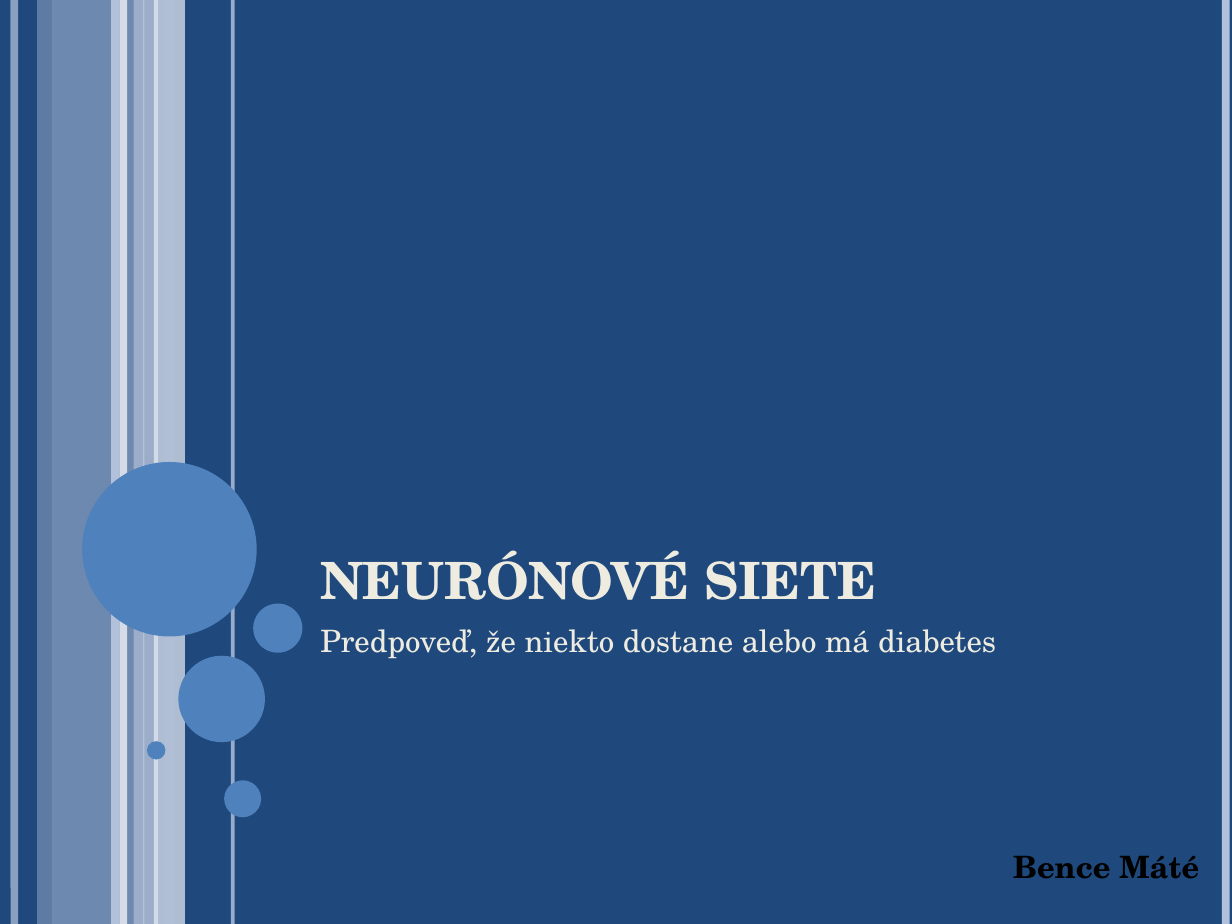
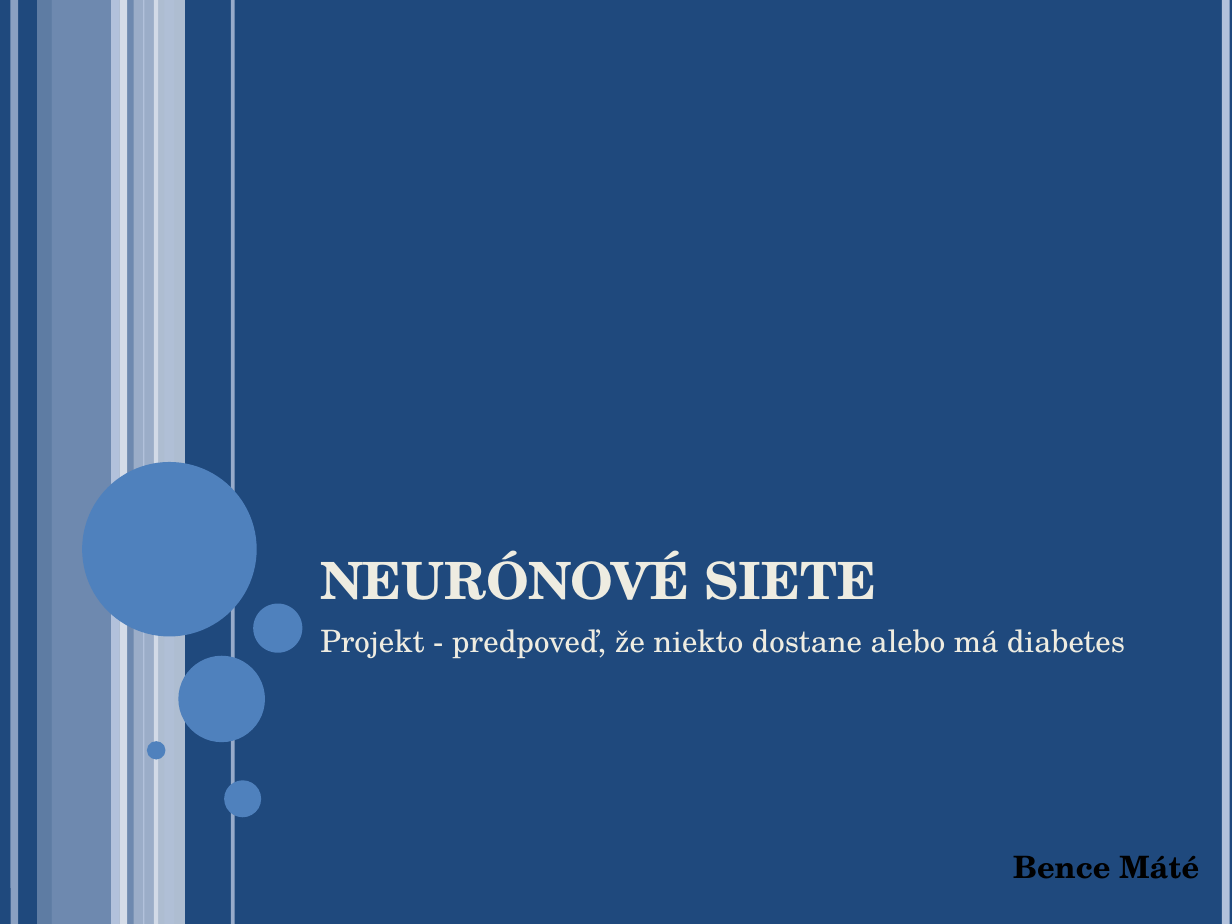
Before and after one commit to georgeob/Mate_NS2020, a slide deck: slide 1 of presentation.ppt. Drawn at 1232x924 pixels with LibreOffice and Linux fonts; fonts in the diff are those of the drawing. Boxes give left, top, right and bottom in pixels: in the first picture for what was removed or moved away, otherwise in the second. Text is boxed around its words. In the diff, an @@ line names an element or a change of style, - is before the commit and + after.

```diff
--- a/presentation.ppt
+++ b/presentation.ppt
@@ text at (320,629,1125,659): text changed @@
-Predpoveď, že niekto dostane alebo má diabetes
+Projekt - predpoveď, že niekto dostane alebo má diabetes
```
Also in this commit, not shown: 3 other slides changed, 8 slides added, 1 slide removed.
